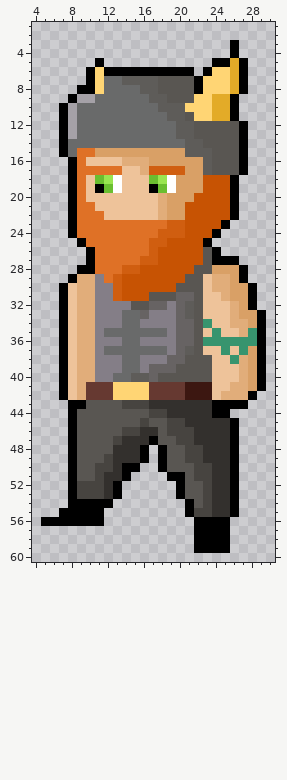
One commit to this pixel-art sprite: Assets/Sprites/Player/IdleLeftDown/player_links_vorn6.png. That is the earlier state.
The file is 38x64 pixels. Colours within 5 levels of each other are drawn and written as one. Shown: x 4..30, y 1..60.
The result:
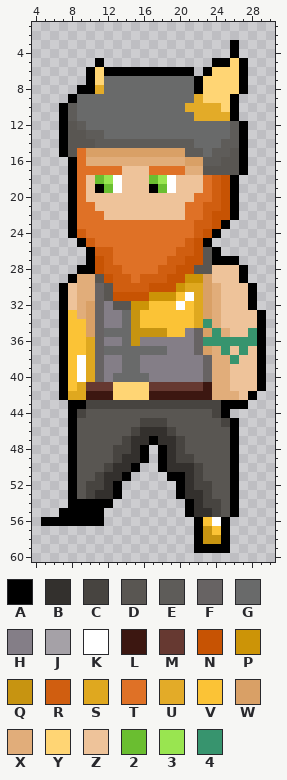
Palette (. is transparent): A #000000  B #33302d  C #474440  D #595652  E #5e5c59  F #676363  G #696a6a  H #847e87  J #a5a1a7  K #ffffff  L #3c1711  M #663931  N #c75303  P #cc9407  Q #c79411  R #d05e10  S #dfa81f  T #df7126  U #e3ab28  V #fbc336  W #d9a066  X #e1ad7a  Y #ffd574  Z #eec39a  2 #6abe30  3 #99e550  4 #37946e
Log entry: neues Sprite für Player
Changes in this commit:
Changed rows in their new state; - is an unchanged pixel.
first column x 8:
 5 ------------------Y--
 6 ------------------Y--
 7 ------GGGGGGGG----Y--
 8 ---U----GGGGGG----Y--
 9 -GG------GGGGGU-YY---
10 E---------GGGUUU-Y---
11 E----------GGGUU-----
12 DE----------GGGGGGE--
13 DDEE--------GGGGGGE--
14 DDDEEEEEEEEEE-GGGEE--
15 D-W------------GEE---
16 --XXXX---XXXX---E----
17 --------ZTTTTXXD-----
18 ------------ZZZTR----
19 ------------ZZZTR----
20 ----------ZZZZTTR----
21 ----------ZZZTTRR----
22 ----------ZZZTTR-----
23 -----------TTTRR-----
24 -R--------TTTTR------
25 --R------TTTTR-------
26 ---RR----TTTRR-------
27 ---NR---TTTRR--------
28 ---NRRTTTTRR----ZZZ--
29 ---DN-RTRRR--PPWZZZ--
30 ---FD-RRR---PSSW-ZZZ-
31 ---FDN---PPPVKSWXZZZ-
32 --WF-DDPPVVVKVSWX-ZZ-
33 V-WF---QVVVVVVSWX-ZZZ
34 VVWF---QVVVVVVS-X-ZZZ
35 VVWF---QQQQVVHFW-X-Z-
36 VVSF---Q----HHF------
37 VVSF--------HHFWX---Z
38 VKSF-------HHHHFXX-ZZ
39 VKSF-----HHHHHHFXX-ZZ
40 VKSF---GGHHHHHHFXX-ZZ
41 VS-----------MM-XXZZZ
42 SSLLL----LLLL---X--Z-
43 --CCCC---CCCCCCCC----
44 -C-------DDDDDDDC----
45 ---------CCDDDDDDC---
46 ------D---B-DDDDDD---
47 -----DC---BB-DDDDD---
48 -----CC----BCDDDDD---
49 ----DC-----BC-DDDD---
50 ---D--B----BBB-DDD---
51 -------------B-DDD---
52 -D-----------BC-DD---
53 -D-B---------BB-DD---
54 --------------B-CD---
55 --------------BBCD---
56 ---------------VK----
57 ---------------QV----
58 ---------------QQ----
Changed places in both pictures, as pixel boxes (x1, y1, x2, y2):
changed: (68, 58, 257, 544)
